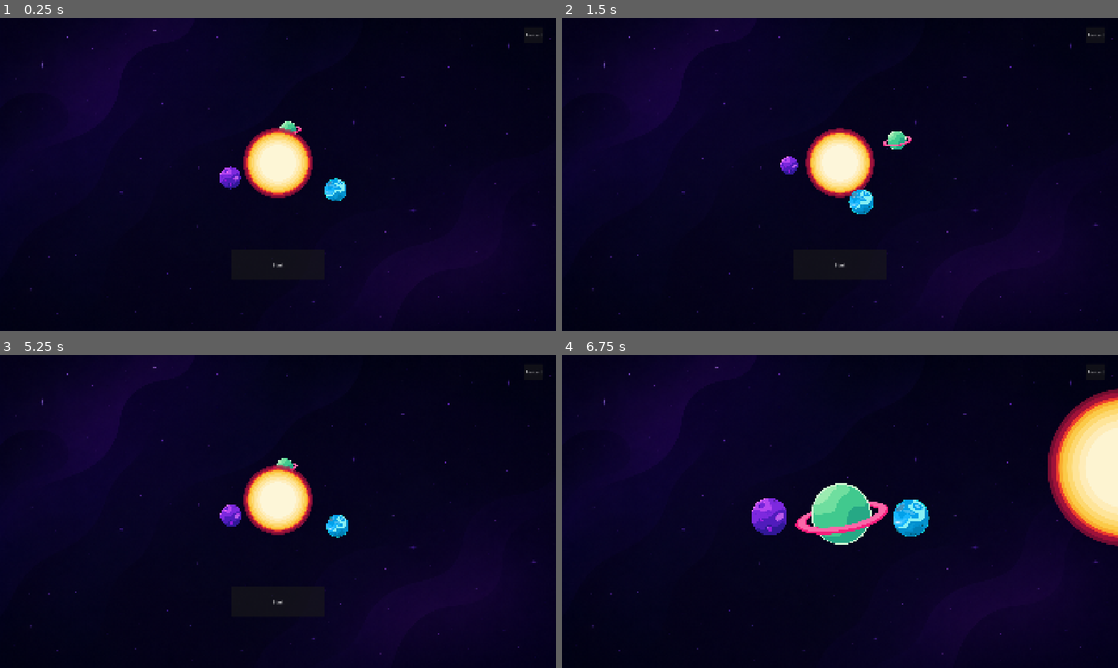
Above: before the commit, frames 1-4 (two rows, left to right).
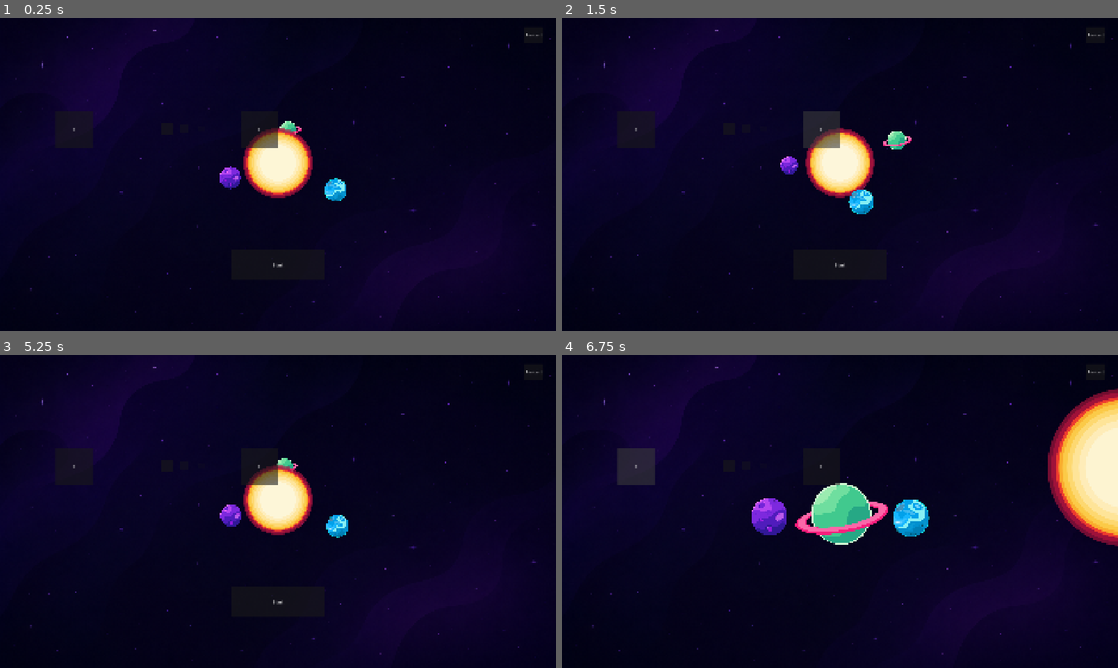
Above: after the commit, the same moments.

Repository: DanilLvov/GamificationTool
Game: Godot game, scene res://Scenes/Menu.tscn
The game is run twice, just before and just after one commit, with the same random seed, the same clock (stepped at 60 frames per second) and the same inputs.
Inputs (mouse positions are in pixels of both pictures, inside the frame that each line leads up to):
- Up to frame 1 (0.25 s): no input
- Up to frame 2 (1.5 s): click (634, 130) at 0.5 s, where only the run after the commit has a clickable "<"; click (823, 130) at 1.25 s, where only the run after the commit has a clickable ">"
- Up to frame 3 (5.25 s): click "Start" at 2 s; click "Restart" at 2.75 s; click "Restart" at 3.5 s; click "Restart" at 4.25 s; click "Yes" at 5 s
- Up to frame 4 (6.75 s): click "Start" at 5.75 s; click (634, 467) at 6.5 s, where only the run after the commit has a clickable "<"

The runs differ from the first frame. In frame 1, 0.3% of the frame differs, in the area x 13-50%, y 35-42%; in frame 2, 0.8%; in frame 3, 0.3%; in frame 4, 0.8%, in the area x 10-50%, y 29-42%.

Commit message:
add jobselection new

Diff:
--- a/Scenes/Menu.tscn
+++ b/Scenes/Menu.tscn
@@ -5,6 +5,7 @@
 [ext_resource type="PackedScene" uid="uid://08yngngwjd1n" path="res://Scenes/StartScreen.tscn" id="2_s2c3o"]
 [ext_resource type="PackedScene" uid="uid://crexa6ncprce6" path="res://Scenes/cutscene.tscn" id="3_s2c3o"]
 [ext_resource type="PackedScene" uid="uid://c7icyl6pvqh3b" path="res://Scenes/mini_game.tscn" id="3_syfuq"]
+[ext_resource type="PackedScene" uid="uid://c71nk76vb6pjn" path="res://Scenes/job_selection.tscn" id="6_idohh"]
 [ext_resource type="PackedScene" uid="uid://deiyfl7ij7so" path="res://Scenes/minigame_controller.tscn" id="5_idohh"]
 
 [sub_resource type="StyleBoxFlat" id="StyleBoxFlat_s2c3o"]
@@ -96,6 +97,8 @@
 horizontal_alignment = 1
 vertical_alignment = 1
 
+[node name="job_selection" parent="." unique_id=677812127 instance=ExtResource("6_idohh")]
+
 [connection signal="pressed" from="StartScreen/StartButton" to="." method="_on_start_button_pressed"]
 [connection signal="pressed" from="RestartButton" to="." method="_on_restart_button_pressed"]
 [connection signal="pressed" from="RestartButton" to="." method="_restart_game"]
--- a/Scenes/job_selection.tscn
+++ b/Scenes/job_selection.tscn
@@ -1,42 +1,91 @@
-[gd_scene format=3 uid="uid://br2xlfa6ck151"]
+[gd_scene format=3 uid="uid://c71nk76vb6pjn"]
 
-[ext_resource type="Script" uid="uid://1utkmrc5agok" path="res://Scripts/job_selection.gd" id="1_c614l"]
+[ext_resource type="Script" uid="uid://cwvgqwiii81q3" path="res://Scripts/carousel_container.gd" id="1_c614l"]
 
-[node name="job_selection" type="Node2D" unique_id=1499211700]
+[sub_resource type="GDScript" id="GDScript_c614l"]
+script/source = "extends Node2D
+
+
+# Called when the node enters the scene tree for the first time.
+func _ready() -> void:
+	pass # Replace with function body.
+
+
+# Called every frame. 'delta' is the elapsed time since the previous frame.
+func _process(delta: float) -> void:
+	pass
+
+
+func _on_left_pressed() -> void:
+	pass # Replace with function body.
+
+
+func _on_right_pressed() -> void:
+	pass # Replace with function body.
+"
+
+[node name="job_selection" type="Node2D" unique_id=677812127]
+script = SubResource("GDScript_c614l")
+
+[node name="CarouselContainer" type="Node2D" parent="." unique_id=1875151211 node_paths=PackedStringArray("position_offset_node")]
+position = Vector2(576, 382)
 script = ExtResource("1_c614l")
+position_offset_node = NodePath("Control")
+metadata/_custom_type_script = "uid://cwvgqwiii81q3"
 
-[node name="button_manager" type="Control" parent="." unique_id=1762859931]
+[node name="Control" type="Control" parent="CarouselContainer" unique_id=1124585691]
 layout_mode = 3
 anchors_preset = 0
-offset_right = 40.0
+offset_left = -20.0
+offset_right = 20.0
 offset_bottom = 40.0
 
-[node name="select" type="Button" parent="button_manager" unique_id=994532483]
+[node name="Panel" type="Panel" parent="CarouselContainer/Control" unique_id=1116214522]
+z_index = 1
 layout_mode = 0
-offset_left = 448.0
-offset_top = 448.0
-offset_right = 704.0
-offset_bottom = 576.0
-text = "Start"
+offset_top = -20.0
+offset_right = 40.0
+offset_bottom = 20.0
+pivot_offset = Vector2(20, 20)
+focus_mode = 2
 
-[node name="left" type="Button" parent="button_manager" unique_id=1527781819]
+[node name="Panel2" type="Panel" parent="CarouselContainer/Control" unique_id=2130670896]
+modulate = Color(1, 1, 1, 0.65)
+z_index = -1
 layout_mode = 0
-offset_left = 64.0
-offset_top = 256.0
-offset_right = 192.0
-offset_bottom = 384.0
+offset_left = 60.0
+offset_top = -20.0
+offset_right = 99.99999
+offset_bottom = 20.0
+scale = Vector2(0.75, 0.75)
+pivot_offset = Vector2(19.999996, 20)
+mouse_filter = 2
+
+[node name="Panel3" type="Panel" parent="CarouselContainer/Control" unique_id=2137608374]
+modulate = Color(1, 1, 1, 0.3)
+z_index = -2
+layout_mode = 0
+offset_left = 119.99999
+offset_top = -20.0
+offset_right = 159.99998
+offset_bottom = 20.0
+scale = Vector2(0.5, 0.5)
+pivot_offset = Vector2(19.999996, 20)
+mouse_filter = 2
+
+[node name="Left" type="Button" parent="." unique_id=163802653]
+offset_left = 192.0
+offset_top = 320.0
+offset_right = 320.0
+offset_bottom = 448.0
 text = "<"
 
-[node name="right" type="Button" parent="button_manager" unique_id=1009468267]
-layout_mode = 0
-offset_left = 960.0
-offset_top = 256.0
-offset_right = 1088.0
-offset_bottom = 384.0
+[node name="Right" type="Button" parent="." unique_id=1941618265]
+offset_left = 832.0
+offset_top = 320.0
+offset_right = 960.0
+offset_bottom = 448.0
 text = ">"
 
-[node name="Planet 1" type="Sprite2D" parent="." unique_id=277809685]
-
-[node name="Planet 2" type="Sprite2D" parent="." unique_id=1542639398]
-
-[node name="Planet 3" type="Sprite2D" parent="." unique_id=1042331793]
+[connection signal="pressed" from="Left" to="." method="_on_left_pressed"]
+[connection signal="pressed" from="Right" to="." method="_on_right_pressed"]
--- a/Scenes/job_selection2.tscn
+++ b/Scenes/job_selection2.tscn
@@ -1,4 +1,8 @@
-[gd_scene format=3 uid="uid://byxjxy2y1sl8q"]
+[gd_scene format=3 uid="uid://vdv6prn6u8dt"]
+
+[ext_resource type="Texture2D" uid="uid://dlatah40fs6" path="res://Assets/Objects/planet3.1.svg" id="1_auqcq"]
+[ext_resource type="Texture2D" uid="uid://lpofx4om57a2" path="res://Assets/Objects/planet2.1.svg" id="2_r5y6s"]
+[ext_resource type="Texture2D" uid="uid://c1yfwhp45ubtn" path="res://Assets/Objects/planet1.1_no_blur.svg" id="3_oyomm"]
 
 [node name="job_selection2" type="Control" unique_id=73399769]
 layout_mode = 3
@@ -8,13 +12,22 @@
 grow_horizontal = 2
 grow_vertical = 2
 
-[node name="planets" type="Node2D" parent="." unique_id=77282104]
+[node name="Planets" type="Node2D" parent="." unique_id=77282104]
 
-[node name="planet 1" type="Sprite2D" parent="planets" unique_id=874769540]
+[node name="Planet1" type="Sprite2D" parent="Planets" unique_id=1583992942]
+position = Vector2(568, 320)
+scale = Vector2(0.3, 0.3)
+texture = ExtResource("3_oyomm")
 
-[node name="planet 2" type="Sprite2D" parent="planets" unique_id=241330975]
+[node name="Planet2" type="Sprite2D" parent="Planets" unique_id=1052807418]
+position = Vector2(792, 312)
+scale = Vector2(0.3, 0.3)
+texture = ExtResource("2_r5y6s")
 
-[node name="planet 3" type="Sprite2D" parent="planets" unique_id=1893904747]
+[node name="Planet3" type="Sprite2D" parent="Planets" unique_id=601646910]
+position = Vector2(328, 320)
+scale = Vector2(0.175, 0.175)
+texture = ExtResource("1_auqcq")
 
 [node name="left" type="Button" parent="." unique_id=951807919]
 layout_mode = 0
@@ -30,6 +43,7 @@
 offset_top = 256.0
 offset_right = 1088.0
 offset_bottom = 384.0
+text = ">"
 
 [node name="select" type="Button" parent="." unique_id=929717759]
 layout_mode = 0
--- a/Scenes/job_selection_2.gd
+++ b/Scenes/job_selection_2.gd
@@ -5,7 +5,7 @@
 
 func _ready():
     _update_positions()
-
+    print("Planeten:", planets)
     $left.pressed.connect(_on_left)
     $right.pressed.connect(_on_right)
     $select.pressed.connect(_on_select)
--- a/Scripts/job_selection.gd
+++ b/Scripts/job_selection.gd
@@ -2,10 +2,19 @@
 
 
 # Called when the node enters the scene tree for the first time.
-func _ready() -> void:
-	pass # Replace with function body.
+#func _ready() -> void:
+	#pass # Replace with function body.
 
 
 # Called every frame. 'delta' is the elapsed time since the previous frame.
-func _process(delta: float) -> void:
-	pass
+func _process(_delta: float) -> void:
+	var selected_carousel_node = $CarouselContainer.position_offset_node.get_child($CarouselContainer.selected_index)
+	print(selected_carousel_node.name)
+	print("test")
+func _on_left_pressed() -> void:
+	$CarouselContainer._left()
+	print("???")
+
+func _on_right_pressed() -> void:
+	$CarouselContainer._right()
+	print("??")
--- a/Scripts/job_selection_2.gd
+++ b/Scripts/job_selection_2.gd
@@ -1,11 +1,48 @@
 extends Control
 
+var planets: Array
+var current_index := 0
 
-# Called when the node enters the scene tree for the first time.
-func _ready() -> void:
-	pass # Replace with function body.
+func _ready():
+    planets = $Planets.get_children()
+    print("Gefundene Planeten:", planets)
+    print("Planets Node:", $Planets)
+    print("Children:", $Planets.get_children())
+    $left.pressed.connect(_on_left)
+    $right.pressed.connect(_on_right)
+    $select.pressed.connect(_on_select)
 
+    _update_positions()
 
-# Called every frame. 'delta' is the elapsed time since the previous frame.
-func _process(delta: float) -> void:
-	pass
+func _on_left():
+    current_index = (current_index - 1 + planets.size()) % planets.size()
+    _update_positions()
+
+func _on_right():
+    current_index = (current_index + 1) % planets.size()
+    _update_positions()
+
+func _on_select():
+    var selected_planet = planets[current_index]
+    print("Ausgewählt:", selected_planet.name)
+
+func _update_positions():
+    if planets.is_empty():
+        return
+
+    var center_x = size.x * 0.5
+    var spacing = 200.0
+
+    for i in range(planets.size()):
+        var planet = planets[i]
+        var offset = i - current_index
+
+        var target_x = center_x + offset * spacing
+        var is_center = offset == 0
+        var target_scale = Vector2(1.3, 1.3) if is_center else Vector2(1, 1)
+        var target_modulate = Color.WHITE if is_center else Color(0.7, 0.7, 0.7)
+
+        var tween = create_tween()
+        tween.tween_property(planet, "position:x", target_x, 0.3)
+        tween.parallel().tween_property(planet, "scale", target_scale, 0.3)
+        tween.parallel().tween_property(planet, "modulate", target_modulate, 0.3)
Not shown, changed: Scripts/job_selection.gd.uid
